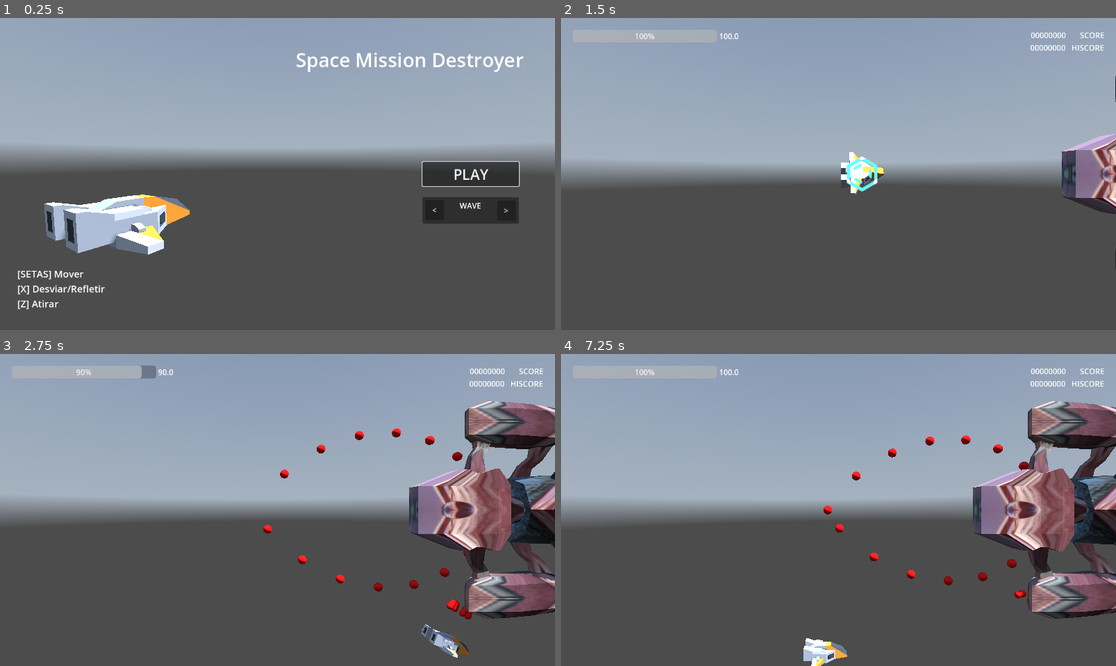
Above: before the commit, frames 1-4 (two rows, left to right).
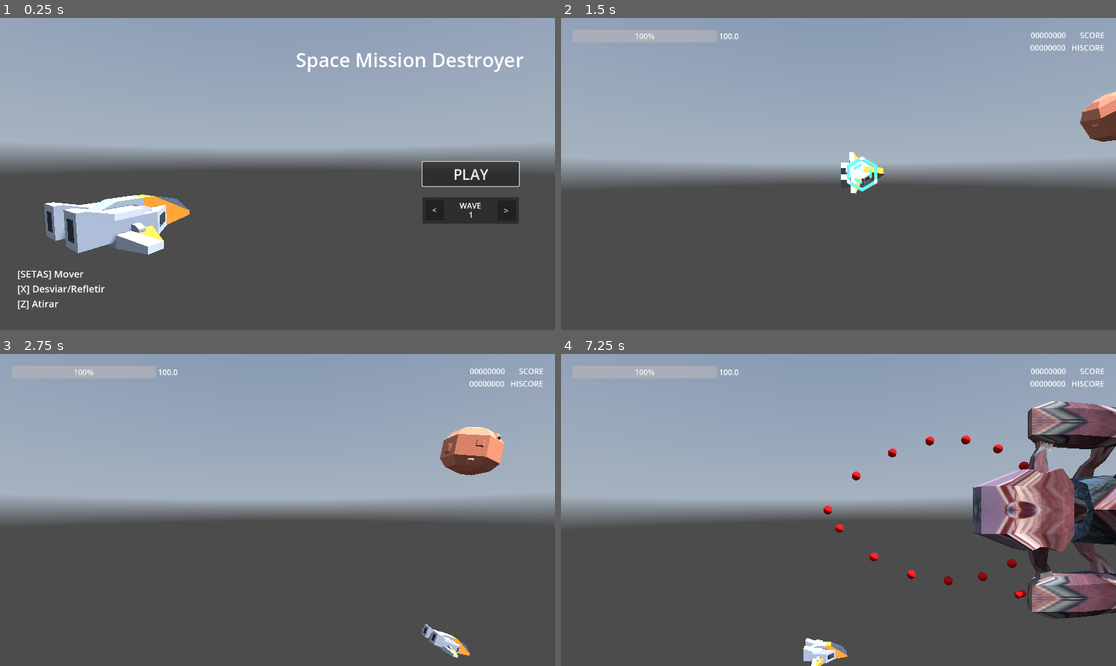
Above: after the commit, the same moments.

Repository: thomz2/smd-space-shooter
Game: Godot game, scene res://scenes/screens/main_menu.tscn
Same seed, same stepped clock (60 frames per second), same inputs: the game is played once before the commit and once after it. A sky picture missing from this copy of the repository is replaced by a grey-blue gradient.
Inputs (mouse positions are in pixels of both pictures, inside the frame that each line leads up to):
- Up to frame 1 (0.25 s): no input
- Up to frame 2 (1.5 s): click "PLAY" at 0.5 s; tap Enter at 1.25 s; move the mouse to (960, 158) at 1.27 s; hold Right (ui_right) from 1.28 s (still down); tap X (dodge) at 1.35 s
- Up to frame 3 (2.75 s): move the mouse to (166, 525) at 2.02 s; release Right (ui_right) at 2.03 s; hold Down (ui_down) from 2.03 s (still down); tap Z (shoot) at 2.1 s
- Up to frame 4 (7.25 s): move the mouse to (894, 441) at 2.77 s; release Down (ui_down) at 2.78 s; hold Right (ui_right) 2.78-3.53 s; tap R at 2.85, 5.1 s; move the mouse to (810, 572) at 3.52 s; hold Up (ui_up) 3.53-4.28 s; tap X (dodge) at 3.6, 5.85 s; move the mouse to (1005, 556) at 4.27 s; hold Z (shoot) 4.28-5.03 s; hold Left (ui_left) 4.28-5.78 s; move the mouse to (672, 463) at 5.02 s; move the mouse to (866, 510) at 5.77 s; hold Down (ui_down) 5.78-6.53 s; move the mouse to (755, 432) at 6.52 s; hold Right (ui_right) from 6.53 s (still down); tap Z (shoot) at 6.6 s

The runs differ from the first frame. In frame 1, less than 0.1% of the frame differs, in the area x 84-85%, y 62-65%; in frame 2, 2.5%; in frame 3, 12%, in the area x 13-100%, y 3-97%; in frame 4, less than 0.1%.

Commit message:
fix wave bug

Diff:
--- a/scenes/screens/wave_selection.gd
+++ b/scenes/screens/wave_selection.gd
@@ -4,9 +4,10 @@
 @onready var button_decrease: Button = $LeftButton
 
 func _ready() -> void:
-	GameManager.wave = 0
+	GameManager.wave = 1
 	button_increase.pressed.connect(_on_button_increase_pressed)
 	button_decrease.pressed.connect(_on_button_decrease_pressed)
+	update_state()
 
 func _on_button_increase_pressed() -> void:
 	GameManager.wave += 1
Not shown: 1 places in scenes/player/player.tscn that only renumber resources
